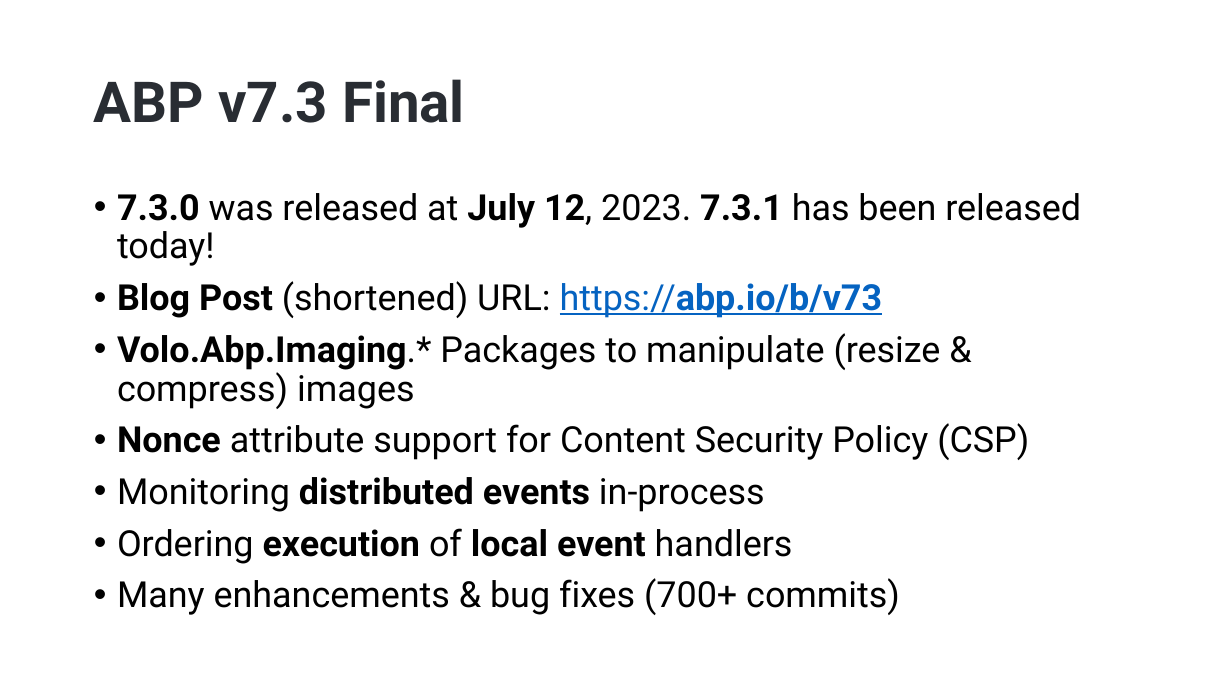
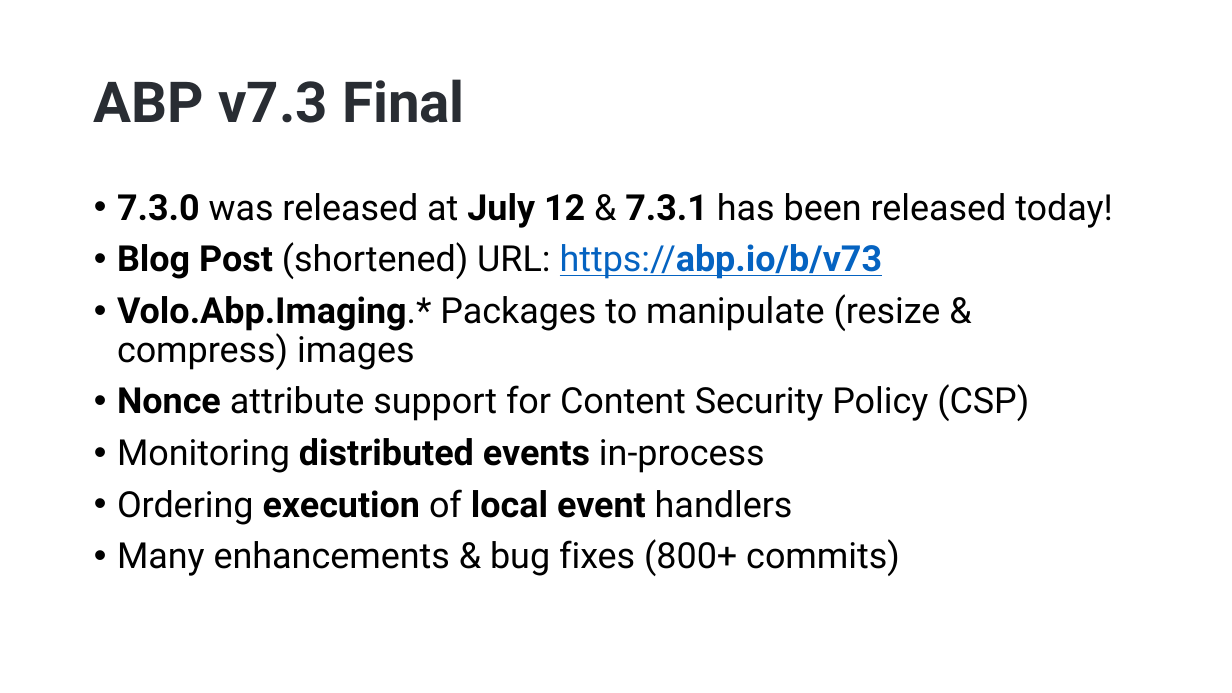
Before and after one commit to hikalkan/presentations, a slide deck: slide 4 of 2023-07-27 ABP Community Talks 2023.5/ABP Mobile Options.pptx. Drawn at 1232x693 pixels with LibreOffice and Linux fonts; fonts in the diff are those of the drawing; background and template pictures are left out. Boxes give left, top, right and bottom in pixels: in the first picture for what was removed or moved away, otherwise in the second. Text is boxed around its words. In the diff, an @@ line names an element or a change of style, - is before the commit and + after.

```diff
--- a/2023-07-27 ABP Community Talks 2023.5/ABP Mobile Options.pptx
+++ b/2023-07-27 ABP Community Talks 2023.5/ABP Mobile Options.pptx
@@ text at box(117, 193, 1113, 228): text changed @@
-• 7.3.0 was released at July 12, 2023. 7.3.1 has been released today!
+• 7.3.0 was released at July 12 & 7.3.1 has been released today!
@@ text at box(117, 539, 900, 576): text changed @@
-• Many enhancements & bug fixes (700+ commits)
+• Many enhancements & bug fixes (800+ commits)
```
Also in this commit, not shown: 1 other slide changed.
